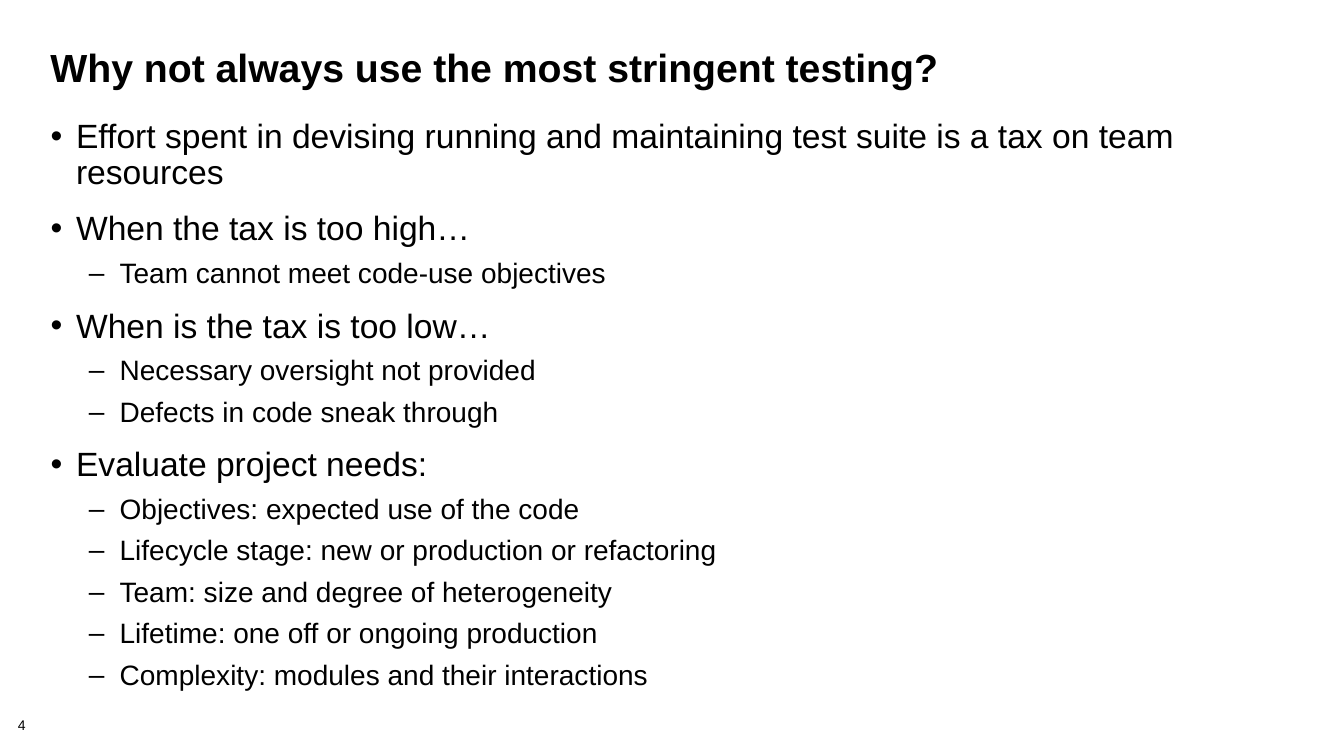
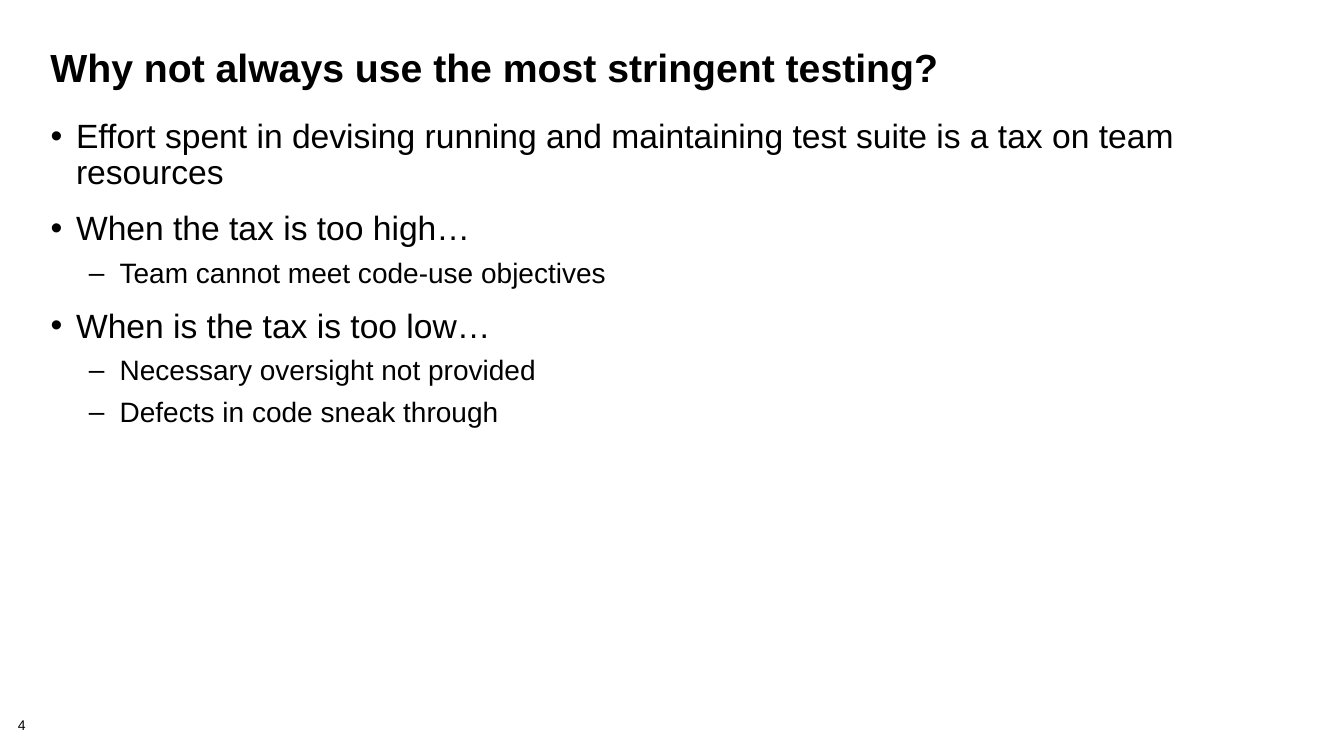
Before and after one commit to bssw-tutorial/presentations, a slide deck: slide 4 of testing-advanced.pptx. Drawn at 1344x756 pixels with LibreOffice and Linux fonts; fonts in the diff are those of the drawing; background and template pictures are left out. Boxes give left, top, right and bottom in pixels: in the first picture for what was removed or moved away, otherwise in the second. Text is boxed around its words. In the diff, an @@ line names an element or a change of style, - is before the commit and + after.

Commit message:
refactoring and advanced testing ready to be reviewed

```diff
--- a/testing-advanced.pptx
+++ b/testing-advanced.pptx
@@ text at [76, 451, 716, 690]: paragraphs removed @@
-• Evaluate project needs:
-  – Objectives: expected use of the code
-  – Lifecycle stage: new or production or refactoring
-  – Team: size and degree of heterogeneity
-  – Lifetime: one off or ongoing production
-  – Complexity: modules and their interactions
```
Also in this commit, not shown: 1 other slide changed, 1 slide added, 1 other file.
